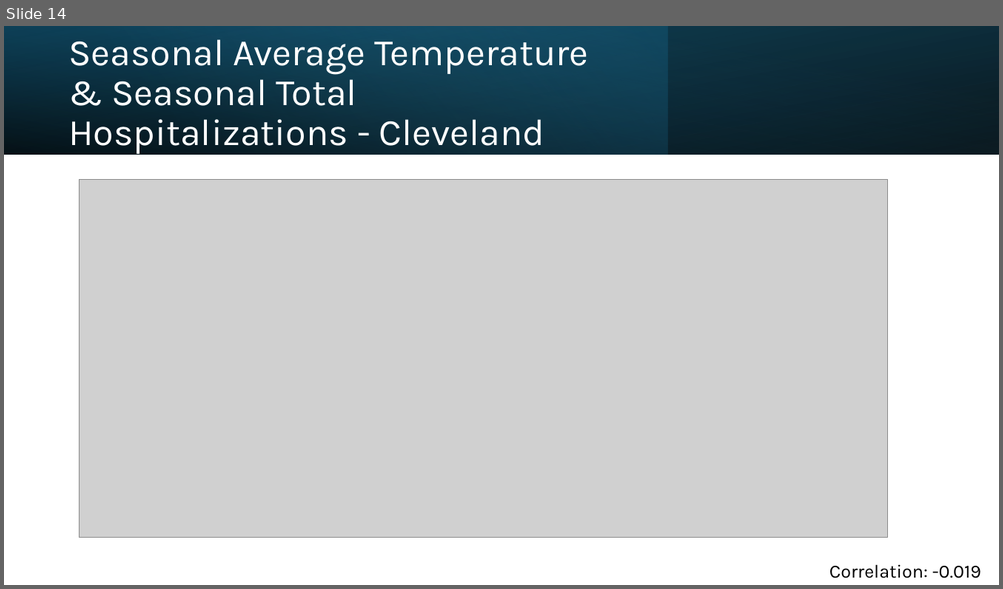
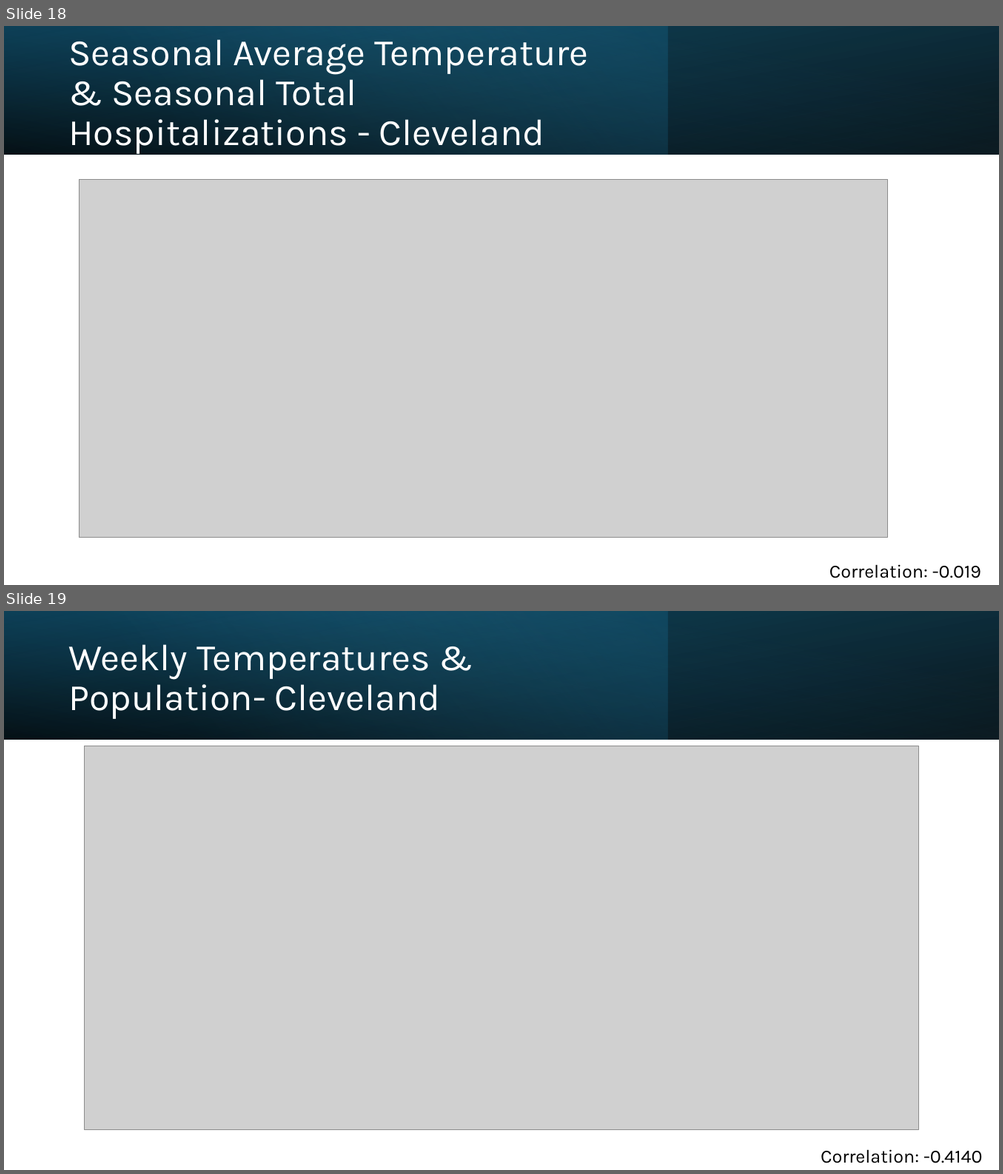
Before and after one commit to brian-campbell/ai-bootcamp-project-1, a slide deck: Project-1-Presentation.pptx. Shown one above the other, each under a label of ours: slide 14 before the commit, slides 18 and 19 after it. The pictures are 1003x589 and 1003x1174 pixels, drawn with LibreOffice and Linux fonts; fonts in the diff are those of the drawing; grey boxes stand for pictures. Boxes give left, top, right and bottom in pixels: in the first picture for what was removed or moved away, otherwise in the second. Text is boxed around its words. In the diff, an @@ line names an element or a change of style, - is before the commit and + after.

```diff
--- a/Project-1-Presentation.pptx
+++ b/Project-1-Presentation.pptx
@@ slide 19 added at [4, 611, 999, 1170], background #FFFFFF @@
@@ rectangle added at [4, 611, 999, 739], fill gradient #000000 to #104862 @@
@@ rectangle added at [4, 611, 667, 739], fill gradient #156082 to #46B1E1 @@
@@ rectangle added at [4, 611, 999, 739], fill gradient #000000 to #156082 @@
@@ title added at [68, 644, 441, 719], 36 pt, text #FFFFFF @@
+Weekly Temperatures & Population- Cleveland
@@ picture added at [85, 746, 919, 1130] @@
@@ text added at [820, 1150, 982, 1164], 18 pt, text #000000 @@
+Correlation: -0.4140
@@ what was slide 14 is now slide 18 @@
```
Also in this commit, not shown: 1 slide changed, 4 other slides added, 1 slide removed, 1 other file.
